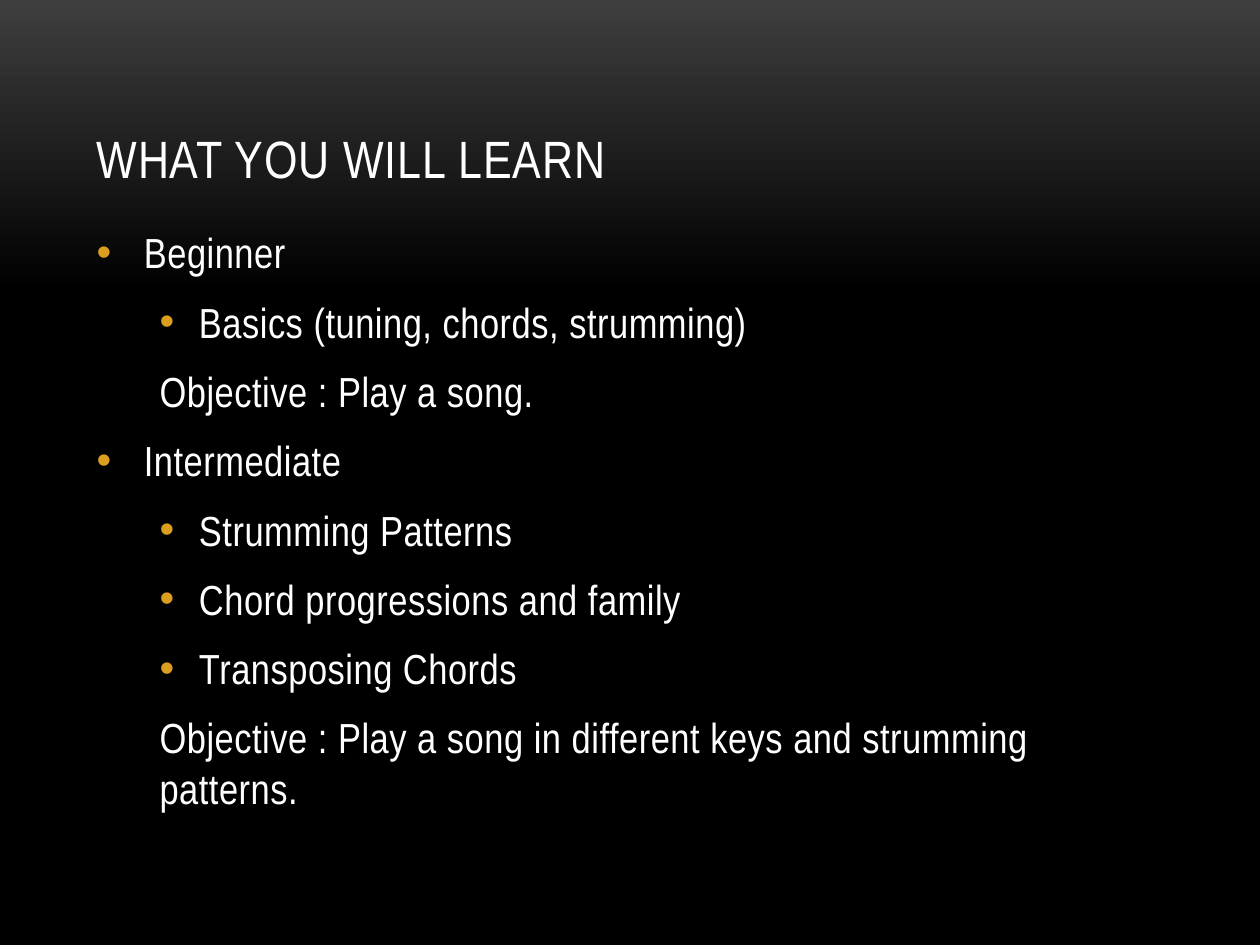
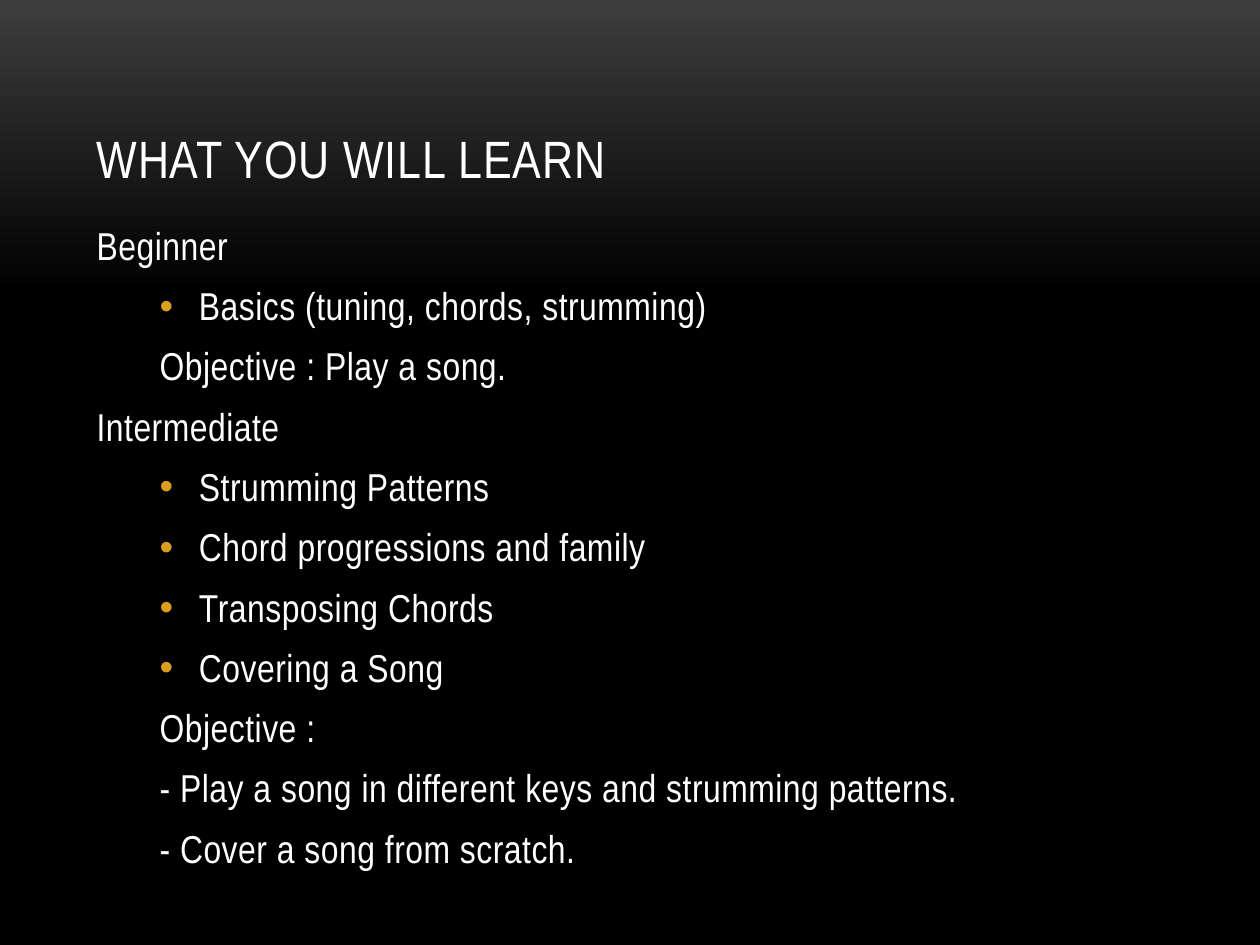
Before and after one commit to GrejSegura/datasciencecoursera, a slide deck: slide 7 of Guitars.pptx (slide 4 before the commit). Drawn at 1260x945 pixels with LibreOffice and Linux fonts; fonts in the diff are those of the drawing; background and template pictures are left out. Boxes give left, top, right and bottom in pixels: in the first picture for what was removed or moved away, otherwise in the second. Text is boxed around its words. In the diff, an @@ line names an element or a change of style, - is before the commit and + after.

```diff
--- a/Guitars.pptx
+++ b/Guitars.pptx
@@ text at box(97, 232, 706, 629): size 24 to 22.2 pt in "Beginner", "Basics (tuning, chords, strumming)", "Objective : Play a song.", "Intermediate" and 3 more places; bullet • to none; line spacing 1 to 0.9 @@
@@ text at box(160, 654, 957, 870): text changed; size 24 to 22.2 pt @@
-  Objective : Play a song in different keys and strumming patterns.
+  • Covering a Song
+  Objective :
+  - Play a song in different keys and strumming patterns.
+  - Cover a song from scratch.
```
Also in this commit, not shown: 4 other slides changed, 3 slides added, 1 slide removed.
